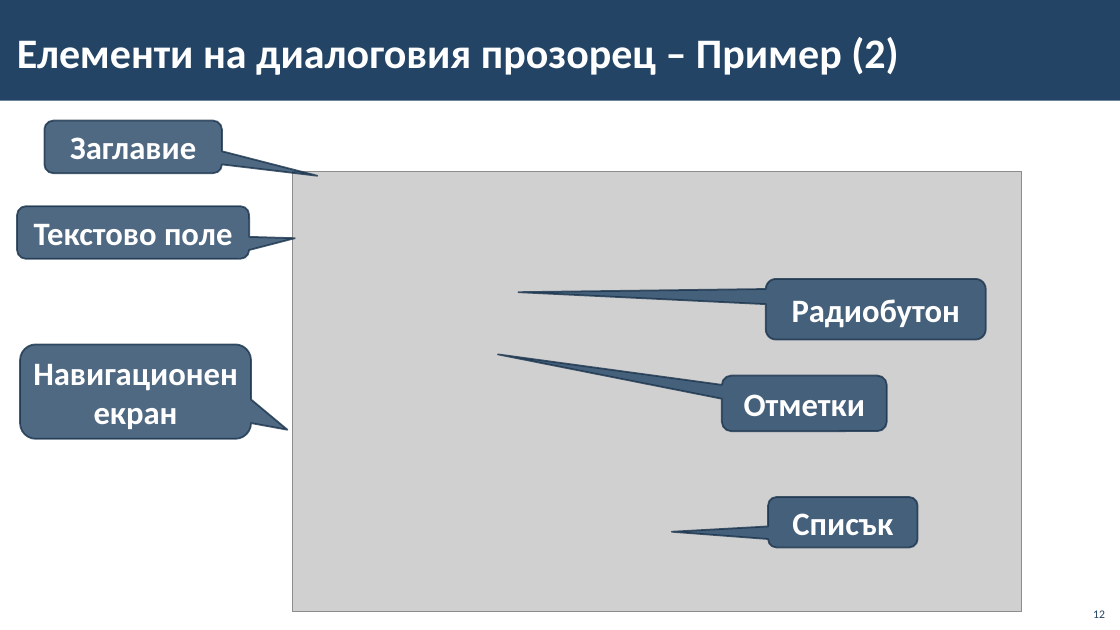
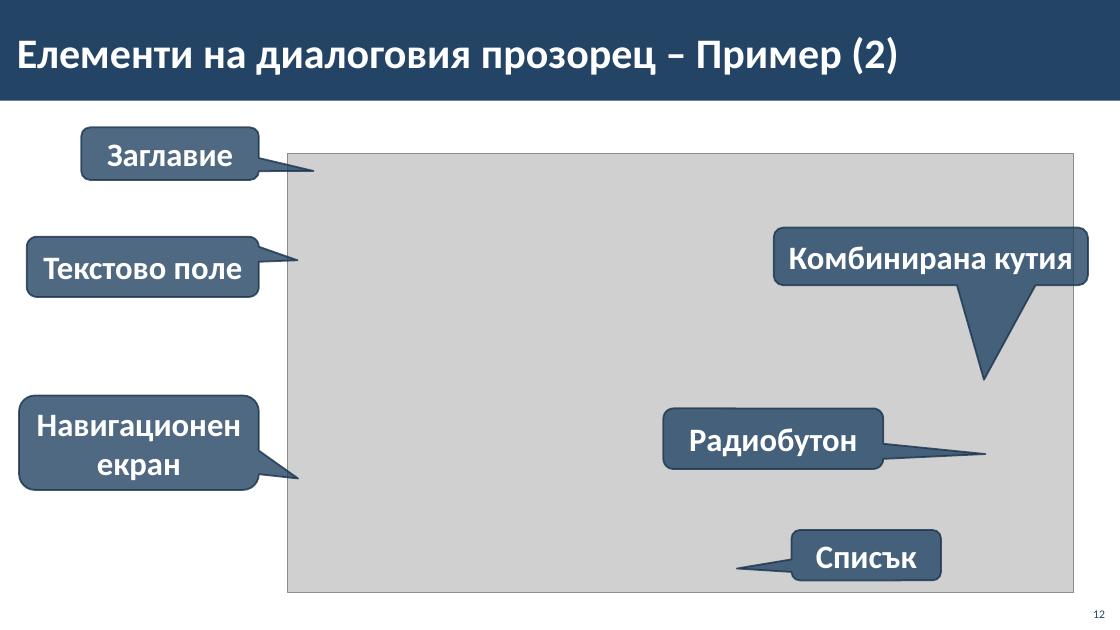
Before and after one commit to BG-IT-Edu/School-Programming, a slide deck: slide 12 of Courses/Computer-Modeling-and-IT/Computer-Modeling-and-IT-5-Class/02-User-Interface/02-User-Interface.pptx. Drawn at 1120x630 pixels with LibreOffice and Linux fonts; fonts in the diff are those of the drawing; grey boxes stand for pictures; background and template pictures are left out. Boxes give left, top, right and bottom in pixels: in the first picture for what was removed or moved away, otherwise in the second. Text is boxed around its words. In the diff, an @@ line names an element or a change of style, - is before the commit and + after.

```diff
--- a/Courses/Computer-Modeling-and-IT/Computer-Modeling-and-IT-5-Class/02-User-Interface/02-User-Interface.pptx
+++ b/Courses/Computer-Modeling-and-IT/Computer-Modeling-and-IT-5-Class/02-User-Interface/02-User-Interface.pptx
@@ rounded speech box "Заглавие": place and size @@
-rounded speech box "Заглавие" at <box>45,121,222,174</box>
+rounded speech box "Заглавие" at <box>82,128,259,181</box>
@@ picture: place and size @@
-picture at <box>293,171,1023,612</box>
+picture at <box>287,154,1075,592</box>
@@ rounded speech box "Текстово поле": place and size @@
-rounded speech box "Текстово поле" at <box>17,207,249,260</box>
+rounded speech box "Текстово поле" at <box>27,237,259,297</box>
@@ rounded speech box added at <box>774,228,1088,286</box>, fill #234465 at 80% opacity, outline #1A334C 1.5 pt, 28 pt, text #FFFFFF, bold @@
+Комбинирана кутия
@@ rounded speech box removed at <box>722,376,886,431</box> @@
-Отметки
@@ rounded speech box "Навигационен екран": place and size @@
-rounded speech box "Навигационен екран" at <box>20,344,251,439</box>
+rounded speech box "Навигационен екран" at <box>19,396,259,490</box>
@@ proportions changed in 5 elements at <box>82,128,259,181</box>, <box>27,237,259,297</box>, <box>791,530,941,581</box>, <box>19,396,259,490</box>, <box>664,408,884,469</box> @@
@@ rounded speech box "Радиобутон": place and size @@
-rounded speech box "Радиобутон" at <box>766,279,986,339</box>
+rounded speech box "Радиобутон" at <box>664,408,884,469</box>
@@ rounded speech box "Списък": place and size @@
-rounded speech box "Списък" at <box>768,497,918,548</box>
+rounded speech box "Списък" at <box>791,530,941,581</box>
```
Also in this commit, not shown: 12 other slides changed.
